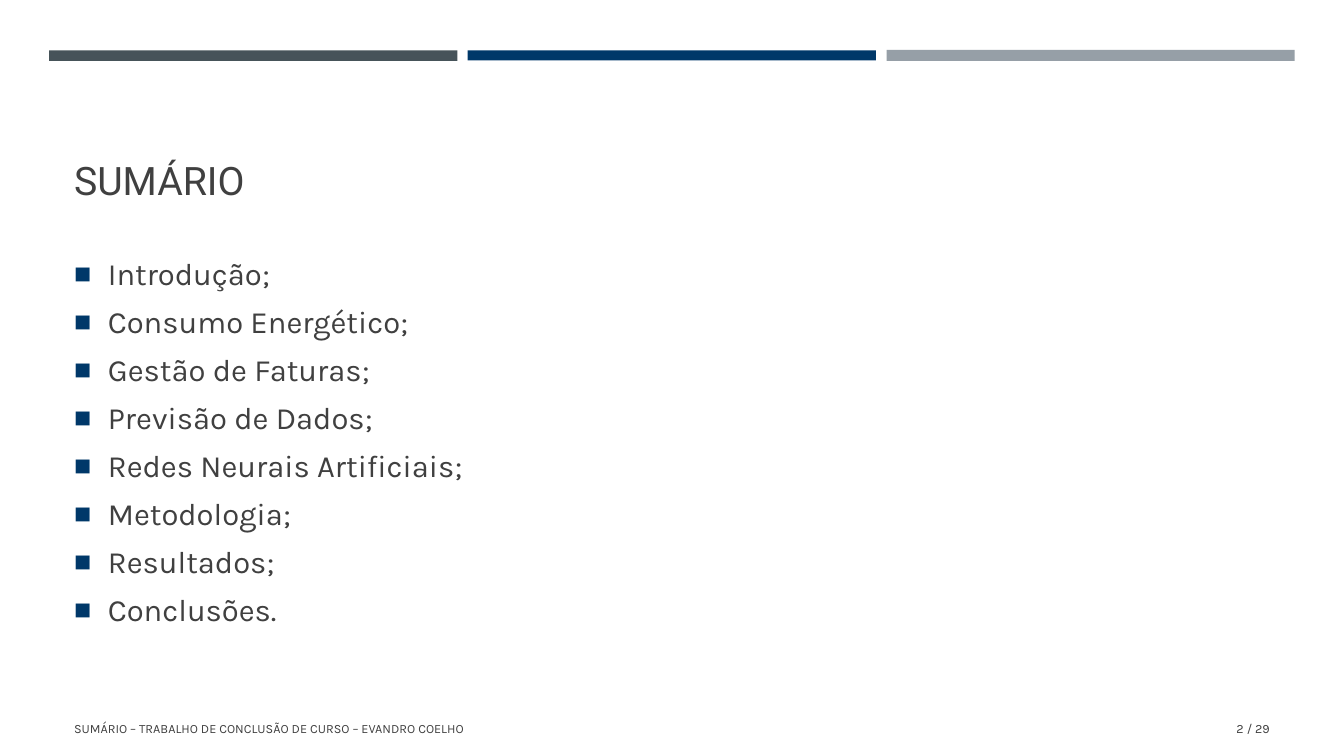
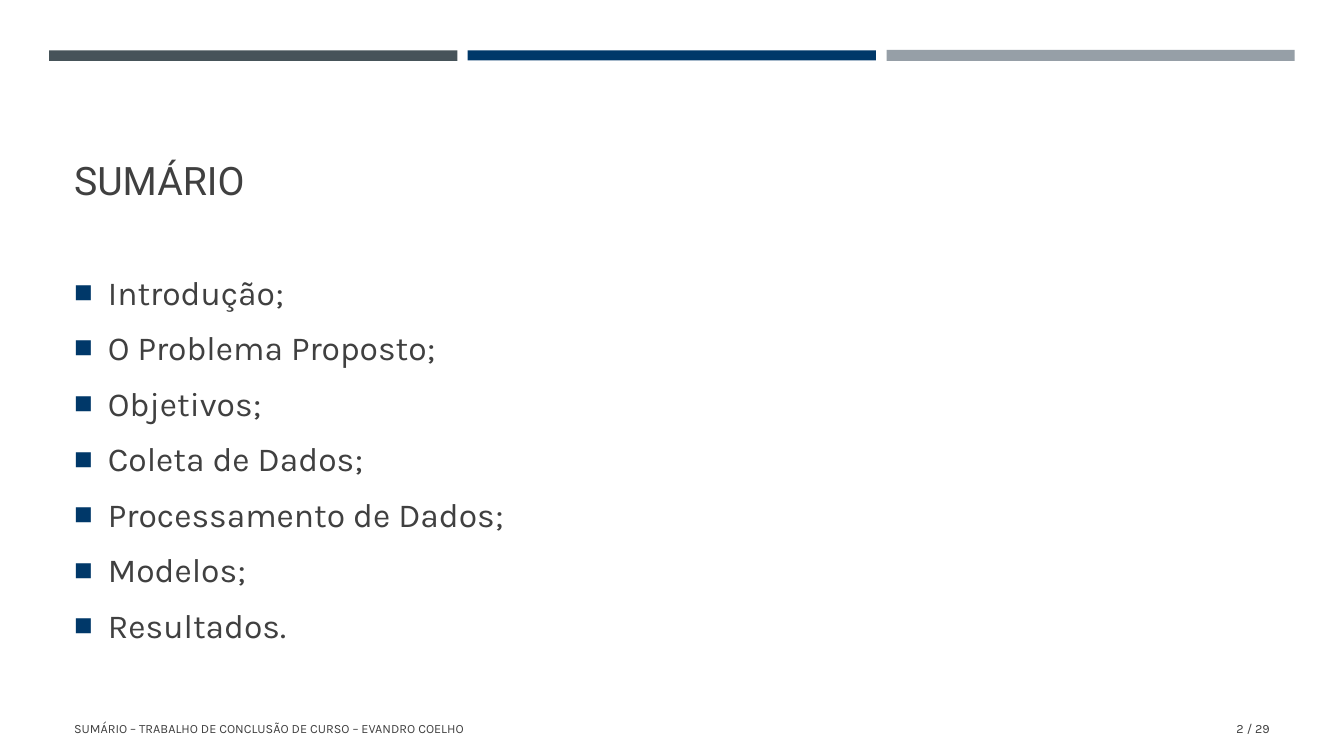
Before and after one commit to evandrorcoelho/energy-consumption-forecast, a slide deck: slide 2 of tcc_pos_graduacao_apresentacao_evandrocoelho.pptx. Drawn at 1344x756 pixels with LibreOffice and Linux fonts; fonts in the diff are those of the drawing. Boxes give left, top, right and bottom in pixels: in the first picture for what was removed or moved away, otherwise in the second. Text is boxed around its words. In the diff, an @@ line names an element or a change of style, - is before the commit and + after.

```diff
--- a/tcc_pos_graduacao_apresentacao_evandrocoelho.pptx
+++ b/tcc_pos_graduacao_apresentacao_evandrocoelho.pptx
@@ text at (108,282,284,312): size 22.1 to 24.1 pt in "Introdução;"; line spacing 0.9 to 1 @@
@@ text at (108,337,503,639): text changed; size 22.1 to 24.1 pt @@
-■ Consumo Energético;
-■ Gestão de Faturas;
-■ Previsão de Dados;
-■ Redes Neurais Artificiais;
-■ Metodologia;
-■ Resultados;
-■ Conclusões.
+■ O Problema Proposto;
+■ Objetivos;
+■ Coleta de Dados;
+■ Processamento de Dados;
+■ Modelos;
+■ Resultados.
```
Also in this commit, not shown: 12 other slides changed, 2 slides removed, 3 other files.
